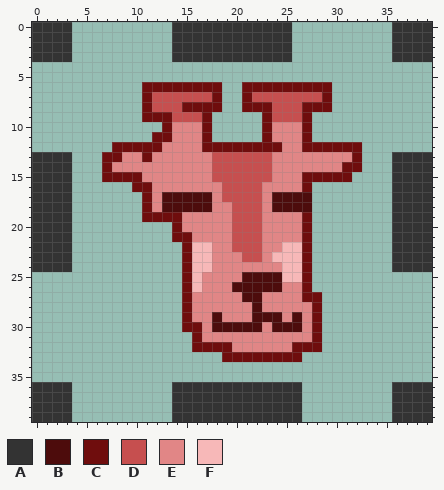
Pixel-art sprite, stored at assets/img/size40x40-earth-prom-kirin.png. The picture above is the old version.
The file is 40x40 pixels. Colours within 5 levels of each other are drawn and written as one.
Palette (. is transparent): A #333333  B #4d0c0c  C #6f0d0d  D #c64f4f  E #e18686  F #f7b8b8
Once edited:
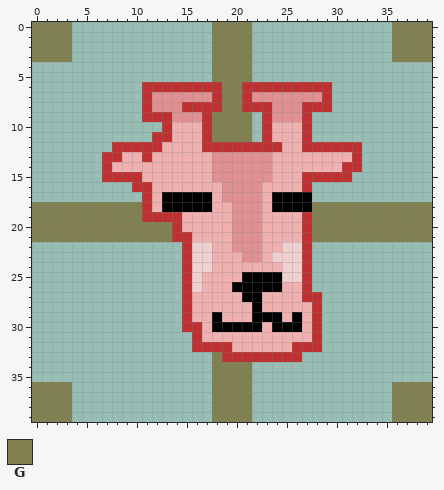
Colours new in this view: G #808050
From old to new:
colour B: #4d0c0c -> #000000
colour C: #6f0d0d -> #c03030
colour D: #c64f4f -> #e09090
colour E: #e18686 -> #f0b0b0
colour F: #f7b8b8 -> #f0d0d0
Changed rows in their new state; - is a pixel that keeps its letter.
first column x 0:
 0 GGGG----------....GGGG....----------GGGG
 1 GGGG----------....GGGG....----------GGGG
 2 GGGG----------....GGGG....----------GGGG
 3 GGGG----------....GGGG....----------GGGG
 4 ------------------GGGG------------------
 5 ------------------GGGG------------------
 6 -------------------GG-------------------
 7 -------------------GG-------------------
 8 -------------------GG-------------------
 9 ------------------GGGG------------------
10 ------------------GGGG------------------
11 ------------------GGGG------------------
13 ....--------------------------------....
14 ....--------------------------------....
15 ....--------------------------------....
16 ....--------------------------------....
17 ....--------------------------------....
18 GGGGGGGGGGG-----------------GGGGGGGGGGGG
19 GGGGGGGGGGG-----------------GGGGGGGGGGGG
20 GGGGGGGGGGGGGG--------------GGGGGGGGGGGG
21 GGGGGGGGGGGGGG--------------GGGGGGGGGGGG
22 ....--------------------------------....
23 ....--------------------------------....
24 ....--------------------------------....
first column x 0:
33 ------------------G---------------------
34 ------------------GGGG------------------
35 ------------------GGGG------------------
36 GGGG----------....GGGG.....---------GGGG
37 GGGG----------....GGGG.....---------GGGG
38 GGGG----------....GGGG.....---------GGGG
39 GGGG----------....GGGG.....---------GGGG
Boxes around the changes in both pictures, in picture pixels (x1, y1, x2, y2):
changed: (32, 22, 432, 422)
